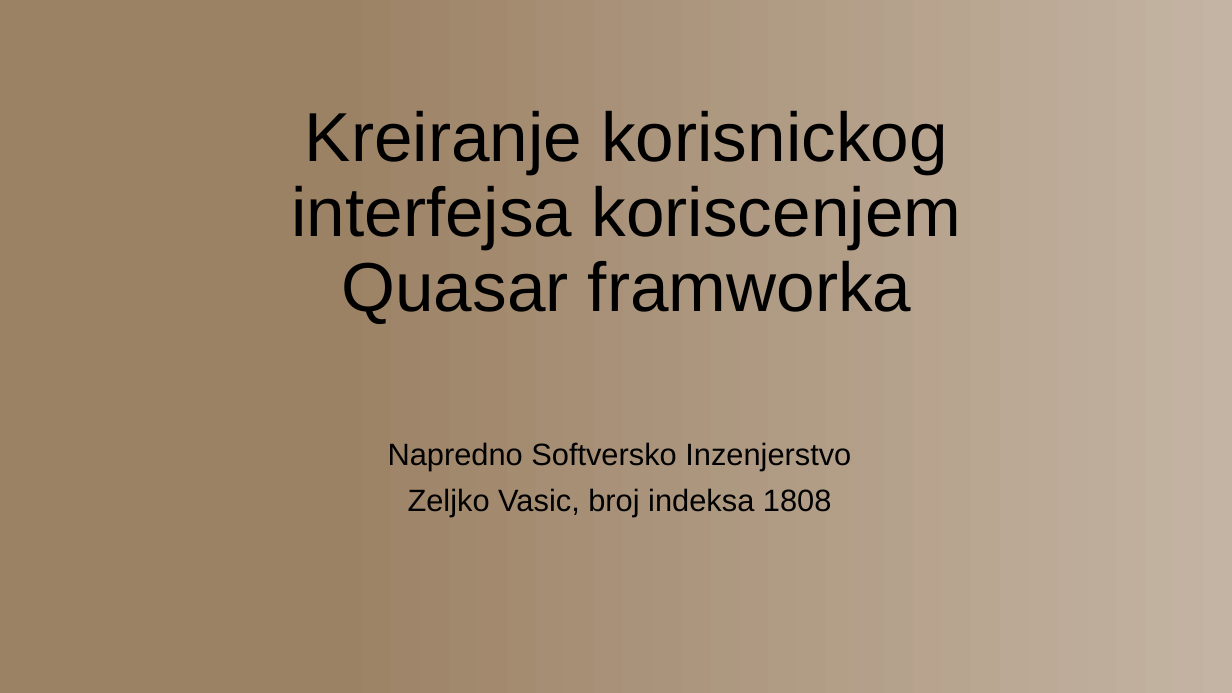
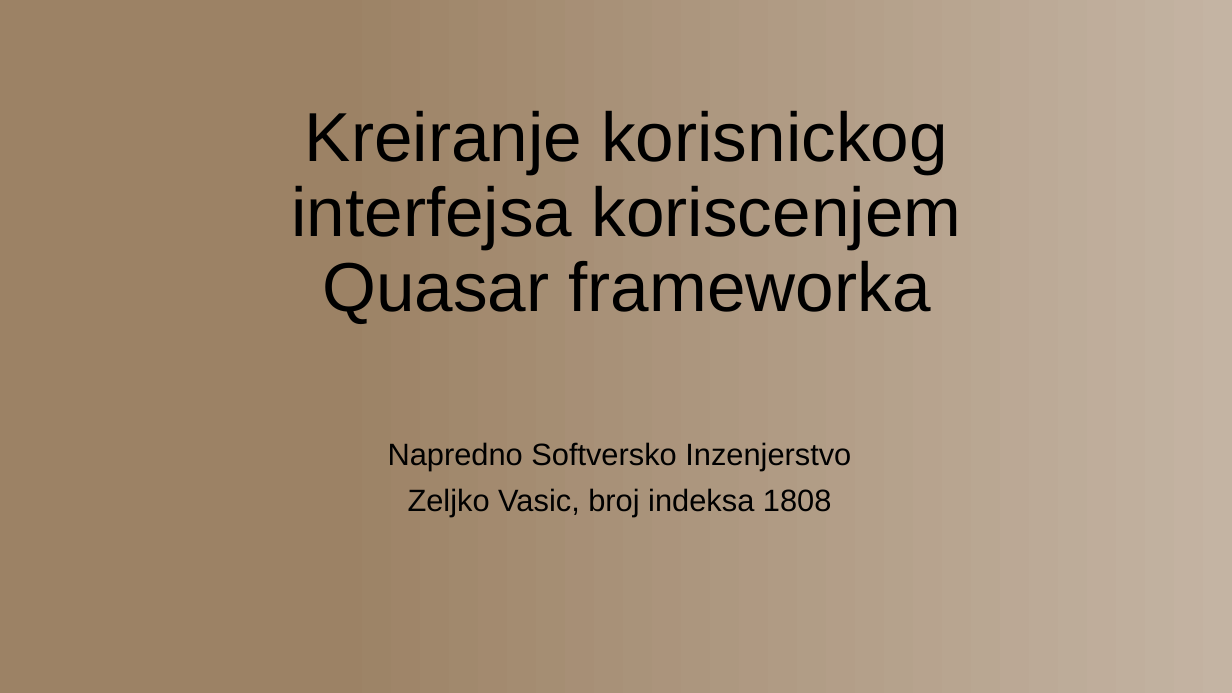
Before and after one commit to zvasiccc/QuasarDemo, a slide deck: slide 1 of Prezentacija.pptx. Drawn at 1232x693 pixels with LibreOffice and Linux fonts; fonts in the diff are those of the drawing. Boxes give left, top, right and bottom in pixels: in the first picture for what was removed or moved away, otherwise in the second. Text is boxed around its words. In the diff, an @@ line names an element or a change of style, - is before the commit and + after.

Commit message:
com

```diff
--- a/Prezentacija.pptx
+++ b/Prezentacija.pptx
@@ title at <box>291,110,962,323</box>: text changed @@
-Kreiranje korisnickog interfejsa koriscenjem Quasar framworka
+Kreiranje korisnickog interfejsa koriscenjem Quasar frameworka
```
